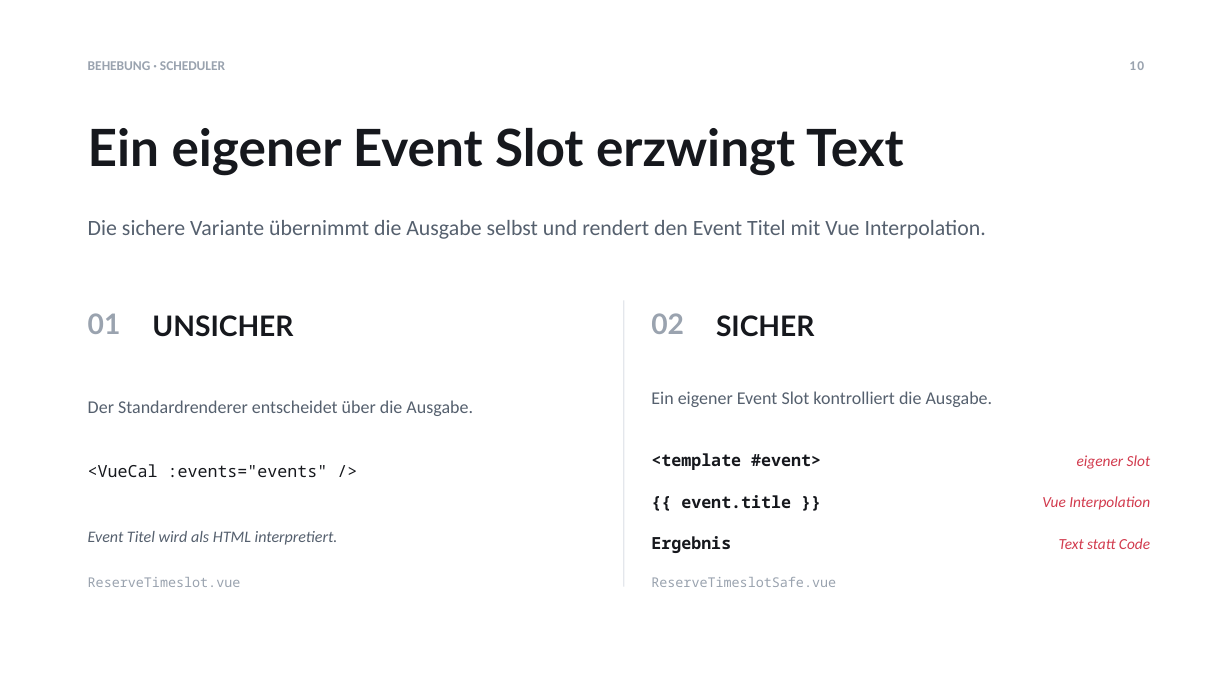
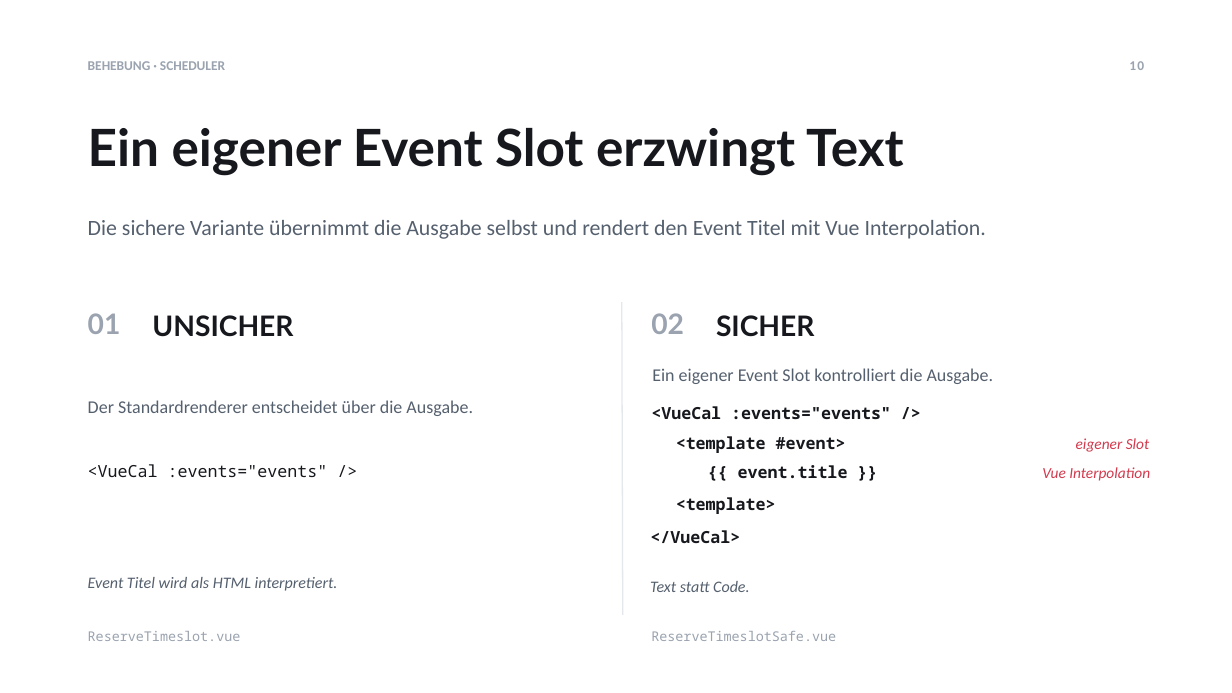
Before and after one commit to Tom-N-M/its-xss_and_cors, a slide deck: slide 10 of XSS-CORS-Praesentation.pptx. Drawn at 1232x693 pixels with LibreOffice and Linux fonts; fonts in the diff are those of the drawing. Boxes give left, top, right and bottom in pixels: in the first picture for what was removed or moved away, otherwise in the second. Text is boxed around its words. In the diff, an @@ line names an element or a change of style, - is before the commit and + after.

Commit message:
adjusted slide 10

```diff
--- a/XSS-CORS-Praesentation.pptx
+++ b/XSS-CORS-Praesentation.pptx
@@ line moved from (624, 300) - (624, 587) to (622, 302) - (623, 615) @@
@@ text "Ein eigener Event Slot kontrolliert ...": place and size @@
-text "Ein eigener Event Slot kontrolliert ..." at [651, 391, 993, 407]
+text "Ein eigener Event Slot kontrolliert ..." at [652, 368, 994, 384]
@@ text added at [651, 406, 891, 419], 13 pt, text #16181D, bold @@
+<VueCal :events="events" />
@@ text "<template #event>": place and size @@
-text "<template #event>" at [651, 453, 821, 470]
+text "<template #event>" at [676, 436, 846, 453]
@@ text "eigener Slot": place and size @@
-text "eigener Slot" at [1077, 455, 1151, 469]
+text "eigener Slot" at [1076, 438, 1150, 452]
@@ text "{{ event.title }}": place and size @@
-text "{{ event.title }}" at [681, 495, 791, 508]
+text "{{ event.title }}" at [738, 465, 848, 478]
@@ text "Vue Interpolation": place and size @@
-text "Vue Interpolation" at [1042, 496, 1150, 510]
+text "Vue Interpolation" at [1042, 467, 1150, 481]
@@ text at [676, 497, 776, 514]: text changed @@
-Ergebnis
+<template>
@@ text added at [650, 530, 740, 543], 13 pt, text #16181D, bold @@
+</VueCal>
@@ text "Event Titel wird als HTML ...": place and size @@
-text "Event Titel wird als HTML ..." at [88, 531, 338, 545]
+text "Event Titel wird als HTML ..." at [88, 577, 338, 591]
@@ text at [650, 581, 750, 592]: text changed; size 12 to 12.5 pt; text colour #D23B4E to #55606E @@
-Text statt Code
+Text statt Code.
@@ text "ReserveTimeslot.vue": place and size @@
-text "ReserveTimeslot.vue" at [88, 577, 241, 587]
+text "ReserveTimeslot.vue" at [88, 631, 241, 641]
@@ text "ReserveTimeslotSafe.vue": place and size @@
-text "ReserveTimeslotSafe.vue" at [651, 577, 836, 587]
+text "ReserveTimeslotSafe.vue" at [651, 631, 836, 641]
```
Also in this commit, not shown: 1 other file.
